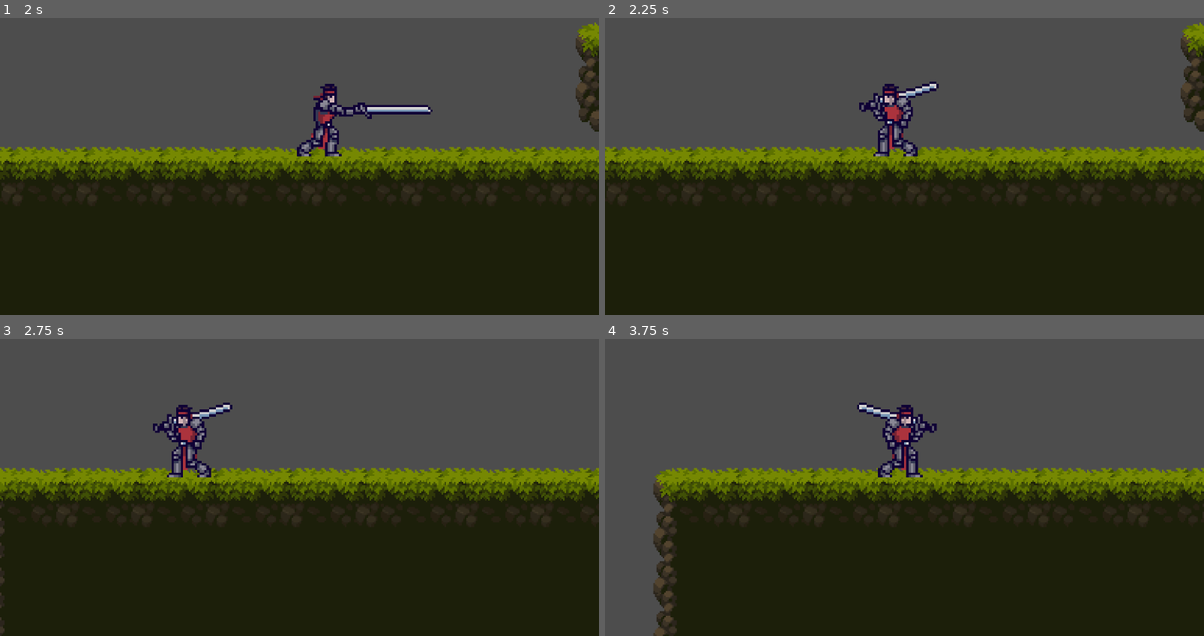
Above: before the commit, frames 1-4 (two rows, left to right).
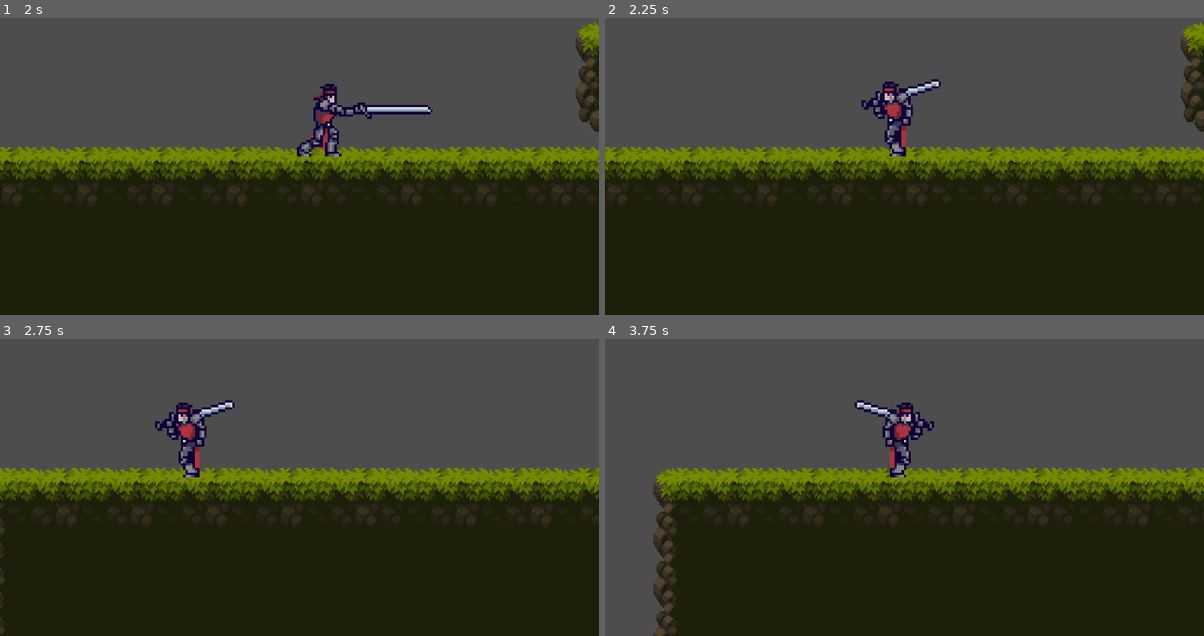
Above: after the commit, the same moments.

Repository: Runestone-Studios/RORDOTN
Game: Godot game, scene res://Levels/mechanics_level.tscn
The game is run twice, just before and just after one commit, with the same random seed, the same clock (stepped at 60 frames per second) and the same inputs.
Inputs (mouse positions are in pixels of both pictures, inside the frame that each line leads up to):
- Up to frame 1 (2 s): tap Enter at 0.5 s; move the mouse to (431, 130) at 0.52 s; press the mouse at (431, 130) at 0.53 s; hold D (right) from 0.53 s (still down); tap Space (jump) at 0.77, 1.25, 1.52 s; move the mouse to (179, 163) at 1.27 s; release the mouse at (179, 163) at 1.28 s; click (179, 163) at 1.35 s
- Up to frame 2 (2.25 s): tap Enter at 2 s; move the mouse to (964, 74) at 2.02 s; release D (right) at 2.03 s; press the mouse at (964, 74) at 2.03 s; hold A (left) from 2.03 s (still down)
- Up to frame 3 (2.75 s): keep holding A (left)
- Up to frame 4 (3.75 s): move the mouse to (874, 535) at 2.77 s; release A (left) at 2.78 s; release the mouse at (874, 535) at 2.78 s; hold D (right) from 2.78 s (still down); click (874, 535) at 2.85 s; tap Space (jump) at 3.02 s; move the mouse to (1084, 517) at 3.52 s; press the mouse at (1084, 517) at 3.53 s

Frame 1 is identical in both runs. In frame 2, 1.2% of the frame differs, in the area x 42-57%, y 20-47%; in frame 3, 1.2%; in frame 4, 1.2%, in the area x 41-56%, y 20-47%.

Commit message:
Minor Change
Changed which frame the walk animation started on. Looks better this way.

Diff:
--- a/Characters/player.tscn
+++ b/Characters/player.tscn
@@ -1027,7 +1027,7 @@
 "times": PackedFloat32Array(0, 0.125, 0.25, 0.375),
 "transitions": PackedFloat32Array(1, 1, 1, 1),
 "update": 1,
-"values": [Rect2(0, 0, 48, 48), Rect2(48, 0, 48, 48), Rect2(96, 0, 48, 48), Rect2(48, 0, 48, 48)]
+"values": [Rect2(48, 0, 48, 48), Rect2(96, 0, 48, 48), Rect2(48, 0, 48, 48), Rect2(0, 0, 48, 48)]
 }
 tracks/1/type = "value"
 tracks/1/imported = false
@@ -1072,10 +1072,10 @@
 tracks/4/interp = 1
 tracks/4/loop_wrap = true
 tracks/4/keys = {
-"times": PackedFloat32Array(0, 0.125),
+"times": PackedFloat32Array(0, 0.375),
 "transitions": PackedFloat32Array(1, 1),
 "update": 1,
-"values": [Vector2(9, -22), Vector2(8, -23)]
+"values": [Vector2(8, -23), Vector2(9, -22)]
 }
 tracks/5/type = "value"
 tracks/5/imported = false
